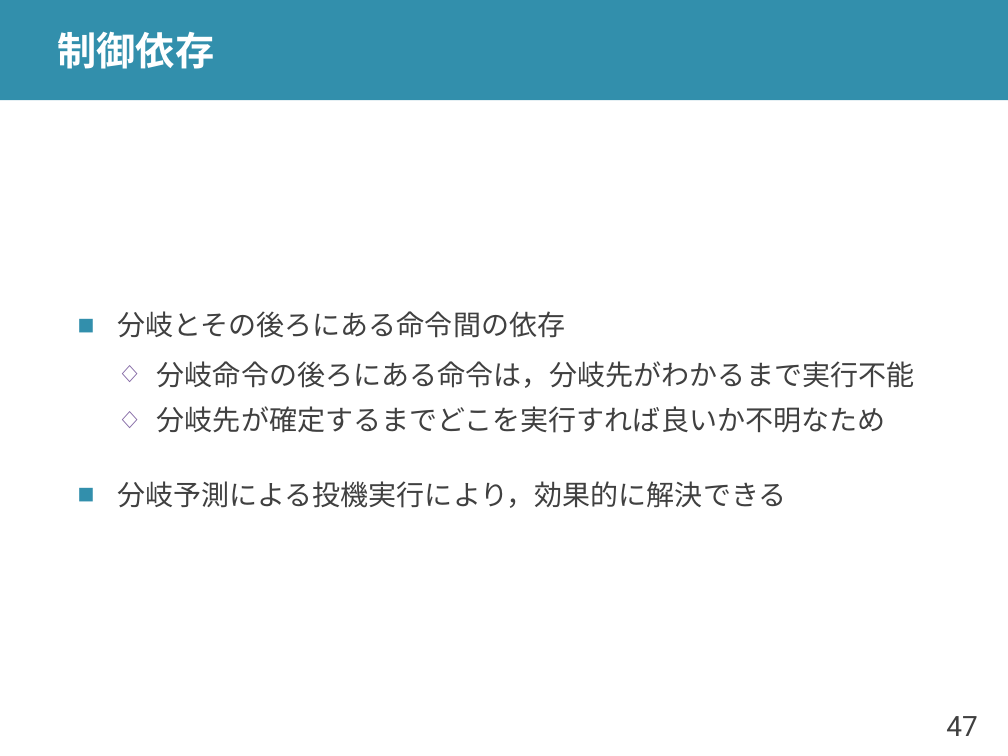
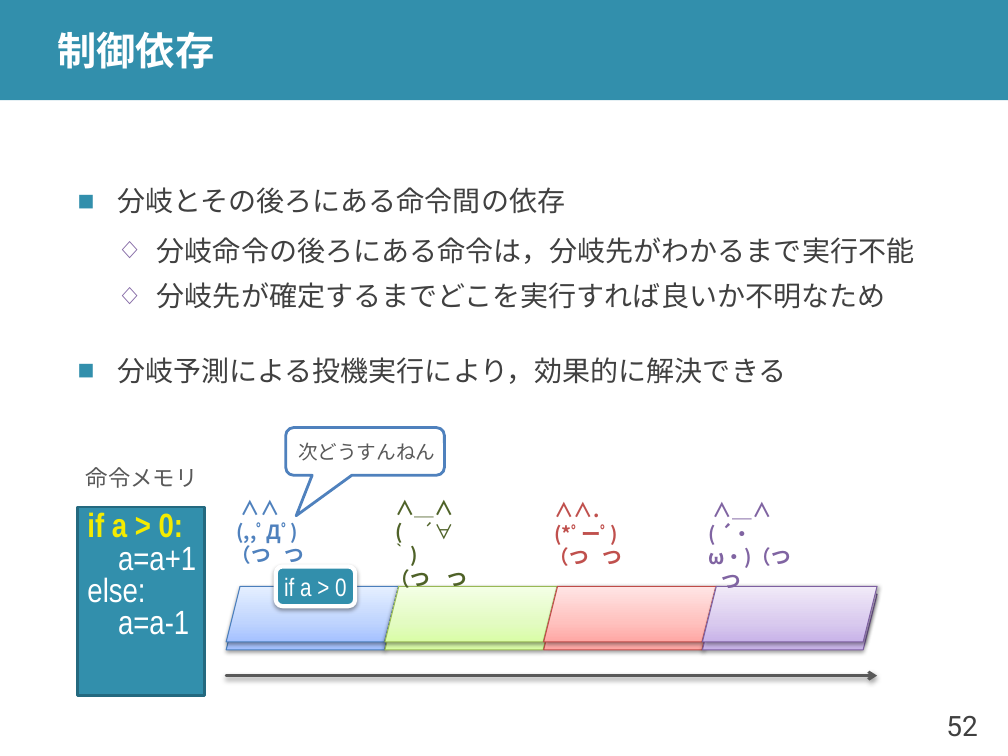
Before and after one commit to shioyadan/advanced-computer-organization, a slide deck: slide 52 of aco-shioya-08.pptx (slide 47 before the commit). Drawn at 1008x756 pixels with LibreOffice and Linux fonts; fonts in the diff are those of the drawing. Boxes give left, top, right and bottom in pixels: in the first picture for what was removed or moved away, otherwise in the second. Text is boxed around its words. In the diff, an @@ line names an element or a change of style, - is before the commit and + after.

```diff
--- a/aco-shioya-08.pptx
+++ b/aco-shioya-08.pptx
@@ text "分岐とその後ろにある命令間の依存": place and size @@
-text "分岐とその後ろにある命令間の依存" at (117,311,914,508)
+text "分岐とその後ろにある命令間の依存" at (117,187,914,384)
@@ rounded speech box added at (285,427,444,475), fill #FFFFFF, outline #4F81BD 2 pt, 14 pt, text #595959 @@
+次どうすんねん
@@ text added at (86,467,198,488), 16 pt, text #595959 @@
+命令メモリ
@@ rectangle added at (78,507,205,696), fill #328FAC, outline #256A7F 2 pt, 24 pt, text #FFFFFF @@
+if a > 0:
+a=a+1
+else:
+a=a-1
@@ text added at (232,522,304,564), 14 pt, text #4F81BD, bold @@
+∧∧
+(,,ﾟДﾟ)
+（つ つ
@@ text added at (550,524,622,566), 14 pt, text #C0504D, bold @@
+∧∧.
+(*ﾟーﾟ)（つ つ
@@ text added at (708,523,791,588), 14 pt, text #8064A2, bold @@
+∧＿∧
+( ´・ω・)（つ つ
@@ rounded rectangle added at (276,566,356,606), fill #328FAC, outline #FFFFFF 3 pt, 18 pt, text #FFFFFF @@
+if a > 0
@@ text added at (391,565,468,591), 14 pt, text #4F6228, bold @@
+∧＿∧
+( ´∀｀)
+（つ つ
@@ parallelogram added at (226,595,398,650), fill gradient #A4C4FF to #BFD4FF to #E6EEFF, outline #4B7EBC 0.75 pt @@
@@ parallelogram added at (226,587,398,642), fill gradient #A4C4FF to #BFD4FF to #E6EEFF, outline #4B7EBC 0.75 pt @@
@@ parallelogram added at (385,595,557,650), fill gradient #DAFDA7 to #E4FCC2 to #F5FFE7, outline #98B955 0.75 pt @@
@@ parallelogram added at (385,587,557,642), fill gradient #DAFDA7 to #E4FCC2 to #F5FFE7, outline #98B955 0.75 pt @@
@@ parallelogram added at (543,595,716,650), fill gradient #FFA6A5 to #FFC0BF to #FFE7E7, outline #BF4C48 0.75 pt @@
@@ parallelogram added at (543,587,716,642), fill gradient #FFA6A5 to #FFC0BF to #FFE7E7, outline #BF4C48 0.75 pt @@
@@ parallelogram added at (703,595,877,650), fill gradient #C9B5E8 to #D8CBEE to #F0EAF9, outline #7D60A0 0.75 pt @@
@@ parallelogram added at (703,587,877,642), fill gradient #C9B5E8 to #D8CBEE to #F0EAF9, outline #7D60A0 0.75 pt @@
@@ arrow added from (226, 675) to (877, 675), #595959 2 pt @@
@@ page number at (946,716,977,737): text changed @@
-47
+52
```
Also in this commit, not shown: 24 other slides changed, 7 slides added, 2 slides removed, 1 other file.
